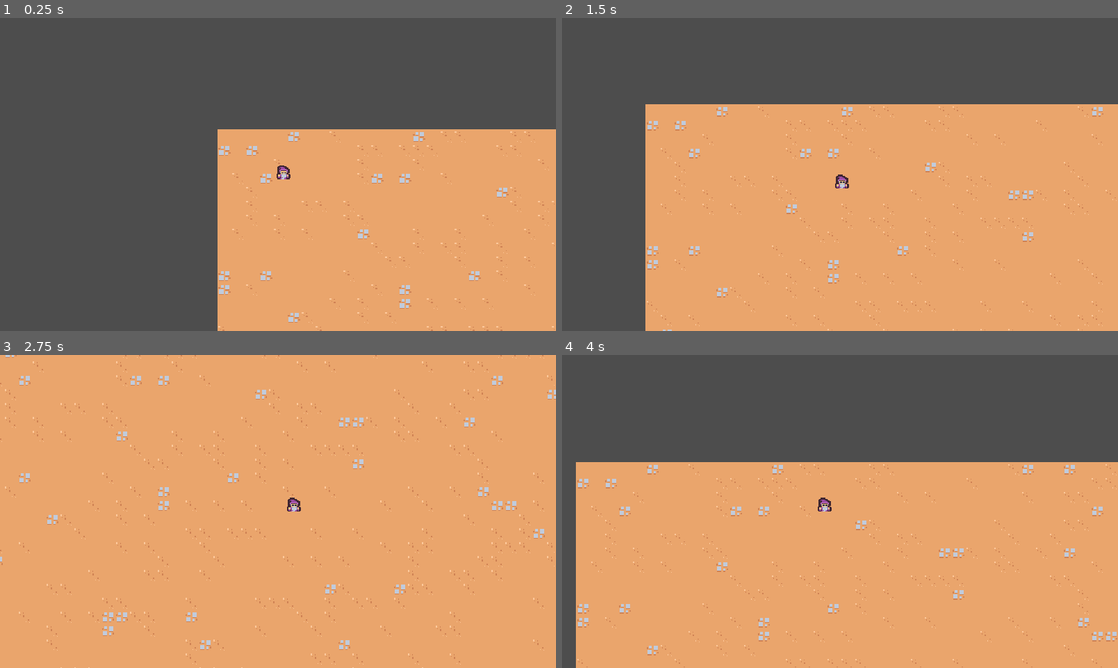
Above: before the commit, frames 1-4 (two rows, left to right).
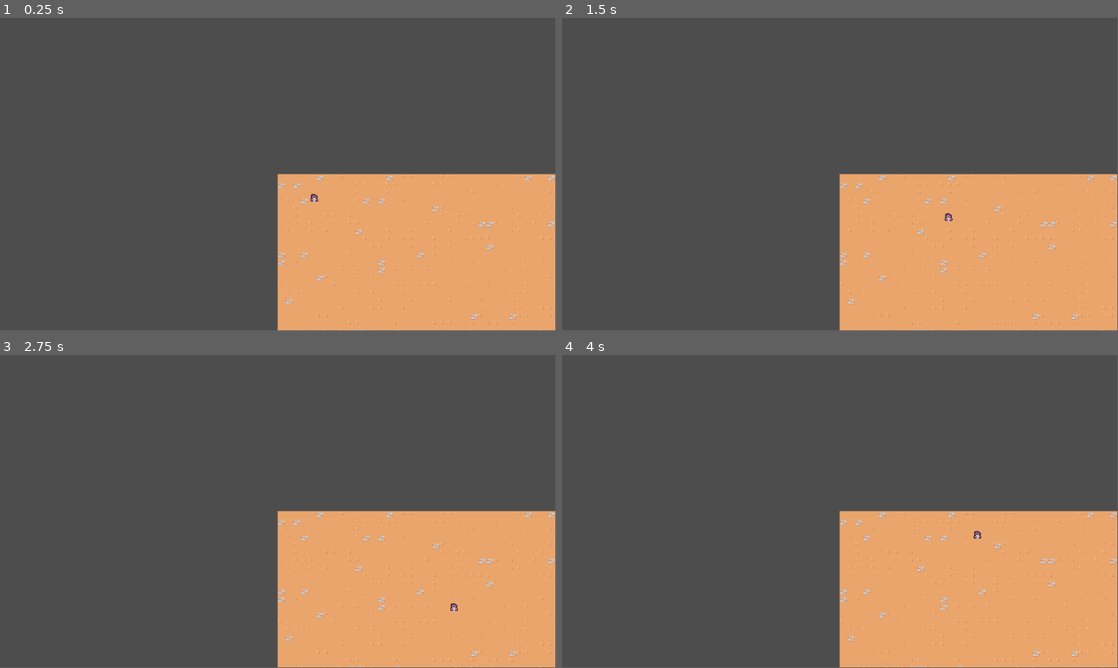
Above: after the commit, the same moments.

Repository: malefooo/godot-study
Game: Godot game, scene res://scenes/main/main.tscn
Two runs of this game, one before a commit and one after it. Both use one fixed random seed, a clock stepped at 60 frames per second and the inputs below.
Inputs:
- Up to frame 1 (0.25 s): no input
- Up to frame 2 (1.5 s): hold D (move_right) 0.53-1.28 s; hold S (move_down) from 1.28 s (still down)
- Up to frame 3 (2.75 s): release S (move_down) at 2.03 s; hold D (move_right) from 2.03 s (still down)
- Up to frame 4 (4 s): release D (move_right) at 2.78 s; hold W (move_up) 2.78-3.53 s; hold A (move_left) from 3.53 s (still down)
In our replay, the window is 800x450 before the commit and 799x449 after it. These sizes can differ from the game's own. Grey fills any space a smaller window leaves; there, only what the larger window draws over its background counts as a difference.

The runs differ from the first frame. In frame 1, 15% of the frame differs, in the area x 0-100%, y 0-100%; in frame 2, 37%; in frame 3, 76%; in frame 4, 40%.

Commit message:
Szw 8 (#21)
* di san ci zuoye

* di qi ba jie zuo ye

Diff:
--- a/project.godot
+++ b/project.godot
@@ -14,14 +14,6 @@
 run/main_scene="res://scenes/main/main.tscn"
 config/features=PackedStringArray("4.2", "Forward Plus")
 config/icon="res://icon.svg"
-
-[display]
-
-window/size/viewport_width=640
-window/size/viewport_height=360
-window/size/window_width_override=1280
-window/size/window_height_override=720
-window/stretch/mode="viewport"
 
 [input]
 
--- a/scenes/player/player.tscn
+++ b/scenes/player/player.tscn
@@ -6,7 +6,7 @@
 [sub_resource type="CircleShape2D" id="CircleShape2D_kfokc"]
 radius = 5.0
 
-[node name="palyer" type="CharacterBody2D" groups=["player"]]
+[node name="palyer" type="CharacterBody2D"]
 script = ExtResource("1_eyqv1")
 
 [node name="Sprite2D" type="Sprite2D" parent="."]
Not shown: 1 places in scenes/main/main.tscn that only renumber resources
